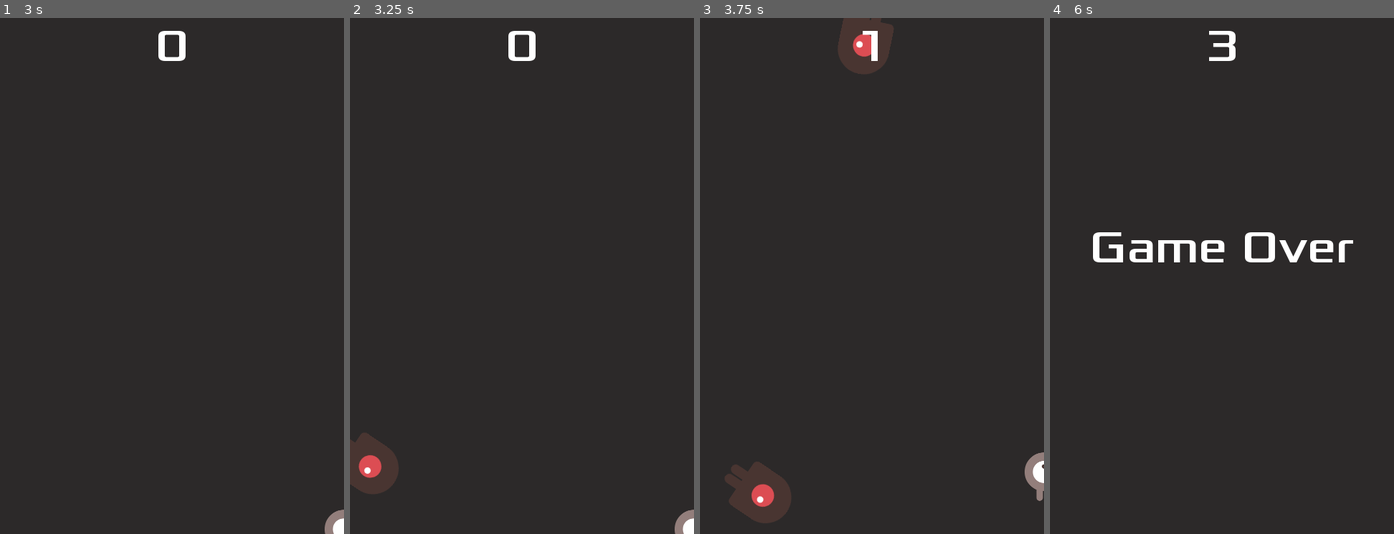
Above: before the commit, frames 1-4 (left to right).
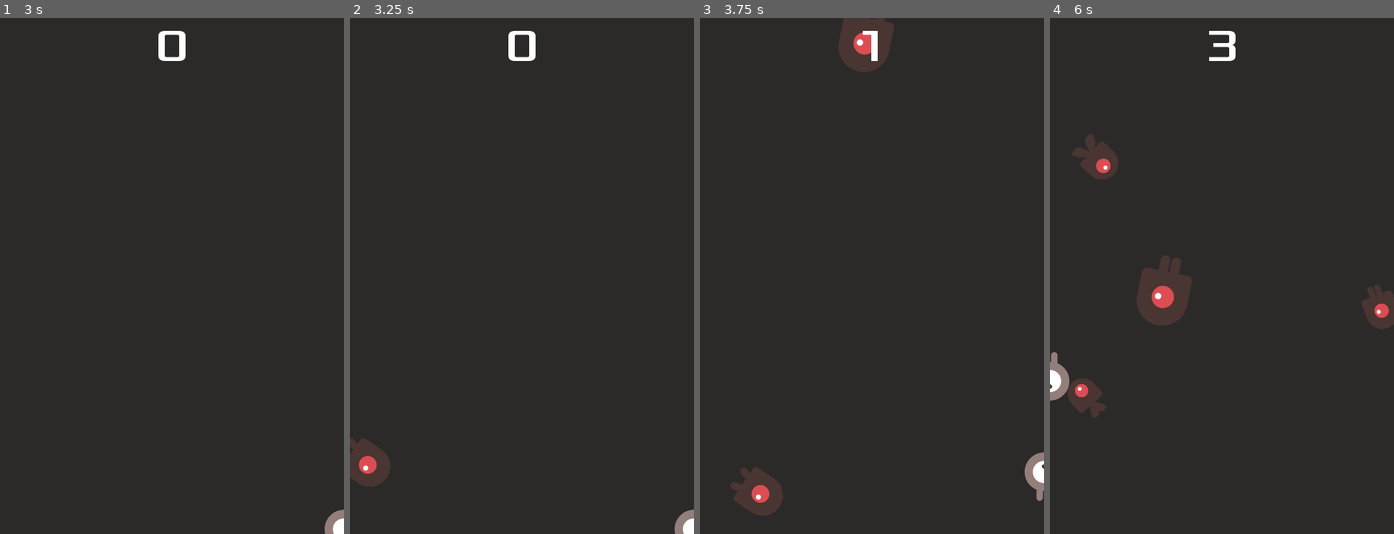
Above: after the commit, the same moments.

Repository: STYJ/Dodge-the-Creeps-enhanced-edition
Game: Godot game, scene res://main.tscn
The game is run twice, just before and just after one commit, with the same random seed, the same clock (stepped at 60 frames per second) and the same inputs.
Inputs:
- Up to frame 1 (3 s): click "Start" at 0.5 s; tap Enter at 1.25 s; hold Right (ui_right) 1.28-2.03 s; hold Down (ui_down) 2.03-2.78 s; hold Right (ui_right) from 2.78 s (still down)
- Up to frame 2 (3.25 s): keep holding Right (ui_right)
- Up to frame 3 (3.75 s): release Right (ui_right) at 3.53 s; hold Up (ui_up) from 3.53 s (still down)
- Up to frame 4 (6 s): release Up (ui_up) at 4.28 s; hold Left (ui_left) 4.28-5.78 s; hold Down (ui_down) from 5.78 s (still down)

Frame 1 is identical in both runs. In frame 2, 0.6% of the frame differs, in the area x 0-15%, y 80-93%; in frame 3, 0.9%; in frame 4, 5.3%, in the area x 0-100%, y 22-78%.

Commit message:
made mobs spawn with different sizes

Diff:
--- a/dodge the creeps/mob.gd
+++ b/dodge the creeps/mob.gd
@@ -2,6 +2,11 @@
 
 export var min_speed = 150  # Minimum speed range.
 export var max_speed = 250  # Maximum speed range.
+
+const ANIMATED_SPRITE_DEFAULT_SCALE = 0.75
+const COLLISION_SHAPE_2D_DEFAULT_SCALE = 1
+const MIN_SCALE_MULTIPLIER = 0.5
+const MAX_SCALE_MULTIPLIER = 1
 
 func _ready():
 	# get_animation_names() returns ["walk", "swim", "fly"]
@@ -11,7 +16,18 @@
 	# to be different each time you run the scene.
 	# we are not using it here because we will be using it in the main scene
 	$AnimatedSprite.animation = mob_types[randi() % mob_types.size()]
+	var scale_multiplier = rand_range(
+		MIN_SCALE_MULTIPLIER,
+		MAX_SCALE_MULTIPLIER
+	)
 
+	# Setting scale of AnimatedSprite and CollisionShape2D nodes
+	var sprite_scale = scale_multiplier * ANIMATED_SPRITE_DEFAULT_SCALE
+	var collision_shape_2d_scale = scale_multiplier * COLLISION_SHAPE_2D_DEFAULT_SCALE
+	$AnimatedSprite.scale.x = sprite_scale
+	$AnimatedSprite.scale.y = sprite_scale
+	$CollisionShape2D.scale.x = collision_shape_2d_scale
+	$CollisionShape2D.scale.y = collision_shape_2d_scale
 
 func _on_VisibilityNotifier2D_screen_exited():
 	# this queues the mob instance to be freed.
--- a/dodge the creeps/mob.tscn
+++ b/dodge the creeps/mob.tscn
@@ -37,11 +37,15 @@
 scale = Vector2( 0.75, 0.75 )
 frames = SubResource( 1 )
 animation = "walk"
+frame = 1
 playing = true
 
 [node name="CollisionShape2D" type="CollisionShape2D" parent="."]
 rotation = 1.5708
 shape = SubResource( 2 )
+__meta__ = {
+"_editor_description_": ""
+}
 
 [node name="VisibilityNotifier2D" type="VisibilityNotifier2D" parent="."]
 [connection signal="screen_exited" from="VisibilityNotifier2D" to="." method="_on_VisibilityNotifier2D_screen_exited"]
